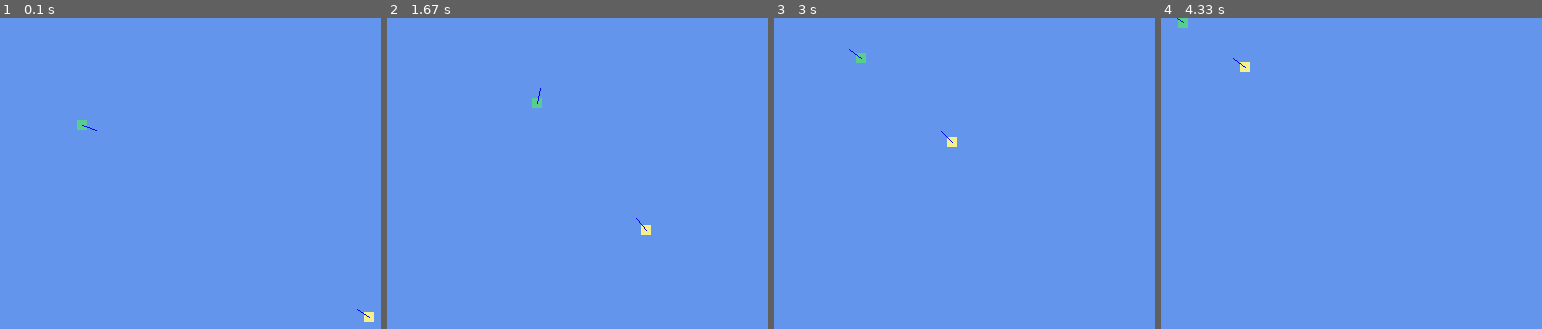
Above: before the commit, frames 1-4 (left to right).
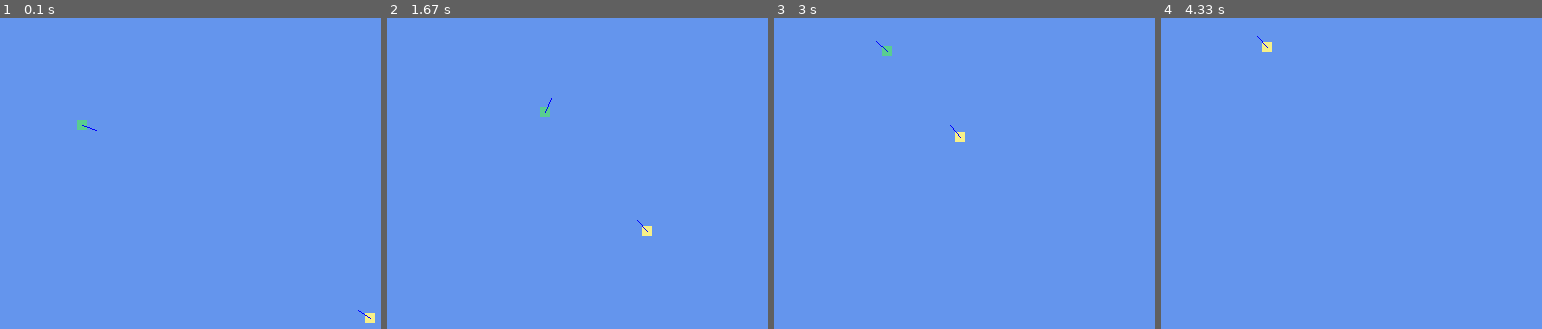
Above: after the commit, the same moments.

Repository: emersonds/Spring22-GDD3400
Game: pygame game, started from Moving Agents/main.py
Same seed, same stepped clock (60 frames per second), same inputs: the game is played once before the commit and once after it.
Inputs:
- Up to frame 1 (0.1 s): no input
- Up to frame 2 (1.67 s): no input
- Up to frame 3 (3 s): no input
- Up to frame 4 (4.33 s): no input

The runs differ from the first frame. In frame 1, less than 0.1% of the frame differs, in the area x 93-99%, y 93-99%; in frame 2, 0.2%; in frame 3, 0.3%, in the area x 19-51%, y 7-42%; in frame 4, 0.3%.

Commit message:
Moving Agents: Inheritance and Random Target
 - Added Agent.py for the enemy and player to inherit from.
 - Removed duplicate code from enemy and player
 - Changed player to target random enemy rather than closest enemy because this is faster than calling sqrt() twice.
 - Added enemy rotation scalar to constants to remove magic number in Enemy.py.

Diff:
--- /dev/null
+++ b/Moving Agents/Agent.py
@@ -0,0 +1,35 @@
+#   HW: Moving Agents
+#   Author: Dylan Emerson
+#   File: Agent.py
+
+import pygame
+import math
+import random
+
+import Constants as Const
+from Vector import *
+
+class Agent:
+    def __init__(self, position, speed, size):
+        self.position = position
+        self.speed = speed
+        self.size = size
+        self.center = self.calcCenter()
+
+    def __str__(self):
+        print("Size:", str(self.size), "\nPosition:", str(self.position), "\nVelocity:", str(self.velocity),
+            "\nCenter:", str(self.center))
+
+    def draw(self, screen):
+
+        # Draw agent
+        pygame.draw.rect(screen, (self.color), pygame.Rect(self.position.x, self.position.y, self.size, self.size))
+
+        # Draw line from agent center showing direction
+        self.center = self.calcCenter()
+        pygame.draw.line(screen, (Const.VI_COLOR), (self.center.x, self.center.y),
+            (self.center.x + self.velocity.x * Const.VI_LENGTH, self.center.y + self.velocity.y * Const.VI_LENGTH))   # Draw line
+
+    # Calculate the player's center
+    def calcCenter(self):
+        return Vector(self.position.x + 1 * (self.size / 2), self.position.y + 1 * (self.size / 2))
--- a/Moving Agents/Constants.py
+++ b/Moving Agents/Constants.py
@@ -22,6 +22,7 @@
 ENEMY_SPEED = 1
 ENEMY_FLEE_RANGE = 100
 ENEMY_TICKS_TO_WAIT = 800
+ENEMY_ROTATION_SCALAR = 0.1
 
 # Velocity Indicator (VI) constants
 VI_COLOR = (0, 0, 255)
--- a/Moving Agents/Enemy.py
+++ b/Moving Agents/Enemy.py
@@ -6,27 +6,21 @@
 import random
 
 import Constants as Const
+from Agent import Agent
 from Player import *
 from Vector import *
 
-class Enemy:
+class Enemy(Agent):
 
     # Enemy constructor
     def __init__(self, position, speed, size):
-        self.position = position
-        self.speed = speed
-        self.size = size
         self.color = Const.ENEMY_COLOR
-        self.center = self.calcCenter()
         self.target = Vector(random.randint(0, Const.DISPLAY_WIDTH),
                              random.randint(0, Const.DISPLAY_HEIGHT))    # Get random initial target
         self.velocity = self.target     # Set velocity towards initial target
         self.last_target = 0    # Used for pygame timer
 
-    # Print size, position, velocity, and center
-    def __str__(self):
-        print("Size:", str(self.size), "\nPosition:", str(self.position), "\nVelocity:", str(self.velocity),
-            "\nCenter:", str(self.center))
+        super().__init__(position, speed, size)
 
     # Moves the enemy
     def update(self, player):
@@ -45,21 +39,6 @@
         self.velocity = self.velocity.normalize()           # Normalize velocity
         self.position += self.velocity * self.speed   # Scale it by a speed factor
 
-    # Draws the enemy on screen
-    def draw(self, screen):
-
-        # Draw enemy
-        pygame.draw.rect(screen, (self.color), pygame.Rect(self.position.x, self.position.y, self.size, self.size))
-
-        # Draw line from center of enemy
-        self.center = self.calcCenter()
-        pygame.draw.line(screen, (Const.VI_COLOR), (self.center.x, self.center.y),
-            (self.center.x + self.velocity.x * Const.VI_LENGTH, self.center.y + self.velocity.y * Const.VI_LENGTH))   # Draw line
-
-    # Calculate the enemy's center
-    def calcCenter(self):
-        return Vector(self.position.x + 1 * (self.size * 0.5), self.position.y + 1 * (self.size * 0.5))
-
     # Wander behavior
     def wander(self):
         # Set up wander timer so the enemy doesn't change directions every frame
@@ -70,7 +49,5 @@
 
             # Set new target similar to previous move vector
             # From Dr. Dana's lecture 1/28/22
-            self.target = Vector(-self.velocity.y, self.velocity.x) * random.uniform(-1, 1) * 0.2
-
-            print(self.target)
+            self.target = Vector(-self.velocity.y, self.velocity.x) * random.uniform(-1, 1) * Const.ENEMY_ROTATION_SCALAR
         return self.velocity + self.target
--- a/Moving Agents/Player.py
+++ b/Moving Agents/Player.py
@@ -4,26 +4,21 @@
 
 import pygame
 import math
+import random
 
 import Constants as Const
+from Agent import Agent
 from Enemy import *
 from Vector import *
 
-class Player:
+class Player(Agent):
 
     # Player constructor
     def __init__(self, position, speed, size):
-        self.position = position
-        self.speed = speed
-        self.size = size
+        self.color = Const.PLAYER_COLOR
         self.velocity = Vector.zero()
-        self.color = Const.PLAYER_COLOR
-        self.center = self.calcCenter()
-
-    # Print size, position, velocity, and center
-    def __str__(self):
-        print("Size:", str(self.size), "\nPosition:", str(self.position), "\nVelocity:", str(self.velocity),
-            "\nCenter:", str(self.center))
+        self.targetSelected = False
+        super().__init__(position, speed, size)
 
     # Moves the player
     def update(self, enemies):
@@ -31,32 +26,17 @@
         # Initialize movement vector
         self.velocity = Vector.zero()                       # Zero out velocity so the player doesn't slide in between movements.
 
-        # Initialize closest enemy to first enemy in the list
-        minDistance = math.sqrt((enemies[0].position.x - self.position.x)**2 + (enemies[0].position.y - self.position.y)**2)
-        closestEnemy = enemies[0]
-        # Check distance from each enemy
-        for enemy in enemies:
-            enemyDistance = math.sqrt((enemy.position.x - self.position.x)**2 + (enemy.position.y - self.position.y)**2)
-            if (enemyDistance < minDistance):
-                minDistance = enemyDistance
-                closestEnemy = enemy
+        # Target random enemy
+        if (self.targetSelected == False):
+            self.setTarget(enemies)
+        else:
+            # Set velocity and move player
+            self.velocity = self.target.position - self.position
+            self.velocity = self.velocity.normalize()           # Normalize velocity
+            self.position += self.velocity * self.speed    # Scale it by a speed factor
 
-        # Set velocity and move player
-        self.velocity = closestEnemy.position - self.position
-        self.velocity = self.velocity.normalize()           # Normalize velocity
-        self.position += self.velocity * self.speed    # Scale it by a speed factor
-
-    # Draws the player on screen
-    def draw(self, screen):
-
-        # Draw player
-        pygame.draw.rect(screen, (self.color), pygame.Rect(self.position.x, self.position.y, self.size, self.size))
-
-        # Draw line from player center showing direction
-        self.center = self.calcCenter()
-        pygame.draw.line(screen, (Const.VI_COLOR), (self.center.x, self.center.y),
-            (self.center.x + self.velocity.x * Const.VI_LENGTH, self.center.y + self.velocity.y * Const.VI_LENGTH))   # Draw line
-
-    # Calculate the player's center
-    def calcCenter(self):
-        return Vector(self.position.x + 1 * (self.size / 2), self.position.y + 1 * (self.size / 2))
+    # Set random target in enemies list
+    def setTarget(self, enemies):
+        randIndex = random.randint(0, len(enemies) - 1)
+        self.target = enemies[randIndex]
+        self.targetSelected = True
